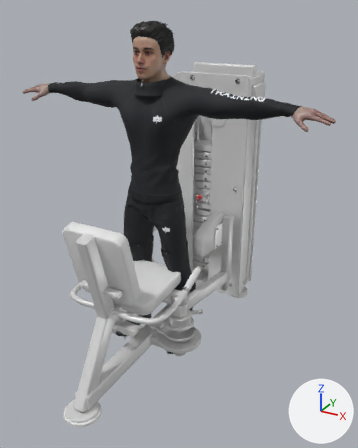
The FBX model Assets/Bomio_Exercises/Animations/Anim_Bomio_HipAdduction_WithMachine.fbx: old version first, new version second.
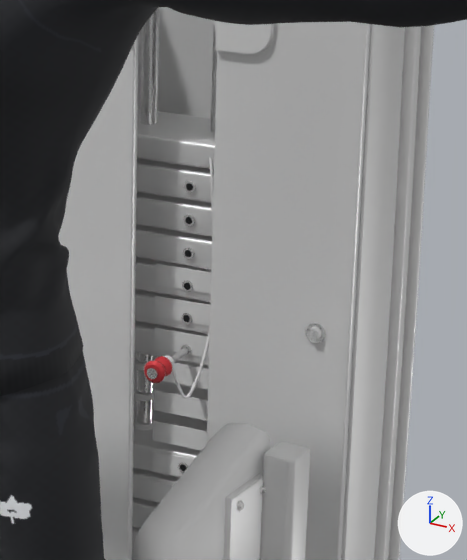
Each version is shown whole from a 50 mm lens placed at (1.322, -2.156, 1.846), pointed at (0.135, 0.002, 0.767), then close up on the part from 46% to 75% of the width and 25% to 54% of the height. The axes (+X, +Y, +Z) are drawn at lower right. The lights are the same throughout. The first two pictures are the older version. Where no turn or scale is listed for an object, it has been applied to the vertices.

The scene before the commit, as lines of its bpy script (objects in view):
```python
ob_tower_sidewall_r = bpy.data.objects.new('Tower_SideWall_R', me_tower_sidewall_r_001)
ob_tower_sidewall_r.location = (0.274, 0.68, 0.77)
ob_weight_cableanchorbase = bpy.data.objects.new('Weight_CableAnchorBase', me_weight_cableanchorbase_001)
ob_weight_cableanchorbase.location = (0.0, 0.68, 0.924)
ob_weight_labelbadge_08 = bpy.data.objects.new('Weight_LabelBadge_08', me_weight_labelbadge_08)
ob_weight_labelbadge_08.location = (0.0, 0.607, 0.585)
ob_weight_labelbadge_09 = bpy.data.objects.new('Weight_LabelBadge_09', me_weight_labelbadge_09)
ob_weight_labelbadge_09.location = (0.0, 0.607, 0.635)
ob_weight_labelbadge_12 = bpy.data.objects.new('Weight_LabelBadge_12', me_weight_labelbadge_12)
ob_weight_labelbadge_12.location = (0.0, 0.607, 0.785)
ob_weight_labelbadge_13 = bpy.data.objects.new('Weight_LabelBadge_13', me_weight_labelbadge_13)
ob_weight_labelbadge_13.location = (0.0, 0.607, 0.835)
ob_weight_redbushingbase_l = bpy.data.objects.new('Weight_RedBushingBase_L', me_weight_redbushingbase_l_001)
ob_weight_redbushingbase_l.location = (-0.105, 0.68, 0.906)
ob_weight_spacer_07_l = bpy.data.objects.new('Weight_Spacer_07_L', me_weight_spacer_07_l_001)
ob_weight_spacer_07_l.location = (-0.105, 0.68, 0.56)
ob_weight_spacer_08_l = bpy.data.objects.new('Weight_Spacer_08_L', me_weight_spacer_08_l_001)
ob_weight_spacer_08_l.location = (-0.105, 0.68, 0.61)
# also in view: 'Tower_InstructionPlacard' at (0.0, 0.544, 1.255); 'Weight_Plate_12' at (0.0, 0.68, 0.925); 'LegArm_VerticalPost_R' at (0.287, 0.321, 0.512); 'Weight_Plate_13' at (0.0, 0.68, 0.975); 'Weight_Plate_11' at (0.0, 0.68, 0.875)
```
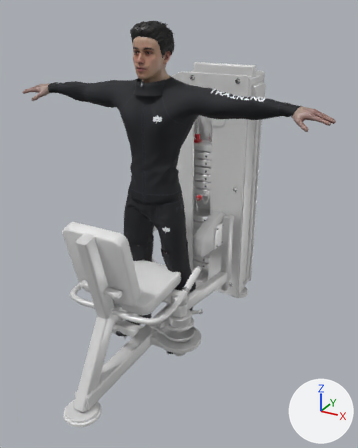
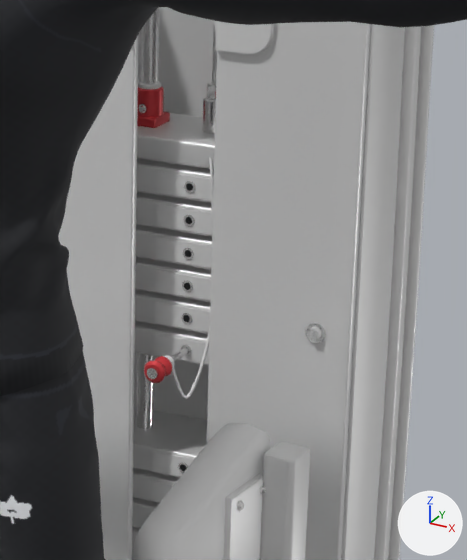
Changed parts and their boxes [x1, y1, x2, y2] in the close-ups (467 x 560 px):
'Weight_LabelBadge_12', moved: before [155, 296, 210, 326]; after [156, 204, 212, 234]
'Weight_LabelBadge_13', moved: before [155, 263, 211, 294]; after [157, 171, 211, 201]
'Weight_LabelBadge_09', moved: before [153, 390, 208, 421]; after [155, 302, 210, 332]
'Weight_LabelBadge_11', moved: before [154, 327, 209, 358]; after [156, 237, 212, 267]
'Weight_LabelBadge_08', moved: before [153, 421, 207, 450]; after [154, 334, 209, 364]
'Weight_LabelBadge_10', moved: before [154, 359, 209, 389]; after [155, 270, 211, 300]
'Weight_RedGuideBushing_L', moved (not visible before): after [138, 86, 164, 117]
'Weight_CableAnchorBase', moved (not visible before): after [202, 96, 216, 134]
'Weight_RedBushingBase_L', moved (not visible before): after [137, 111, 170, 128]
'Weight_Spacer_08_L', moved (not visible afterwards): before [134, 388, 156, 401]
'Weight_Spacer_07_L', moved (not visible afterwards): before [134, 418, 156, 430]
'Weight_CableAnchorNut', moved (not visible before): after [207, 83, 216, 99]
'Weight_RedBushingLip_L', moved (not visible before): after [138, 81, 161, 89]

What changed in the scene script:
```text
Change ob_weight_spacer_07_l:
    ob_weight_spacer_07_l.location: (-0.105, 0.68, 0.56) -> (-0.105, 0.68, 0.7)
Change ob_weight_redguidebushing_l:
    ob_weight_redguidebushing_l.location: (-0.105, 0.68, 0.927) -> (-0.105, 0.68, 1.067)
Change ob_weight_labelbadge_09:
    ob_weight_labelbadge_09.location: (0.0, 0.607, 0.635) -> (0.0, 0.607, 0.775)
Change ob_weight_labelbadge_11:
    ob_weight_labelbadge_11.location: (0.0, 0.607, 0.735) -> (0.0, 0.607, 0.875)
Change ob_weight_cableanchorbase:
    ob_weight_cableanchorbase.location: (0.0, 0.68, 0.924) -> (0.0, 0.68, 1.064)
Change ob_weight_spacer_08_l:
    ob_weight_spacer_08_l.location: (-0.105, 0.68, 0.61) -> (-0.105, 0.68, 0.75)
Change ob_weight_labelbadge_13:
    ob_weight_labelbadge_13.location: (0.0, 0.607, 0.835) -> (0.0, 0.607, 0.975)
Change ob_weight_redbushingbase_l:
    ob_weight_redbushingbase_l.location: (-0.105, 0.68, 0.906) -> (-0.105, 0.68, 1.046)
Change ob_weight_labelbadge_08:
    ob_weight_labelbadge_08.location: (0.0, 0.607, 0.585) -> (0.0, 0.607, 0.725)
Change ob_weight_labelbadge_10:
    ob_weight_labelbadge_10.location: (0.0, 0.607, 0.685) -> (0.0, 0.607, 0.825)
Change ob_weight_labelbadge_12:
    ob_weight_labelbadge_12.location: (0.0, 0.607, 0.785) -> (0.0, 0.607, 0.925)
Change ob_weight_cableanchornut:
    ob_weight_cableanchornut.location: (0.0, 0.68, 0.959) -> (0.0, 0.68, 1.099)
Change ob_weight_redbushinglip_l:
    ob_weight_redbushinglip_l.location: (-0.105, 0.68, 0.956) -> (-0.105, 0.68, 1.097)
```
